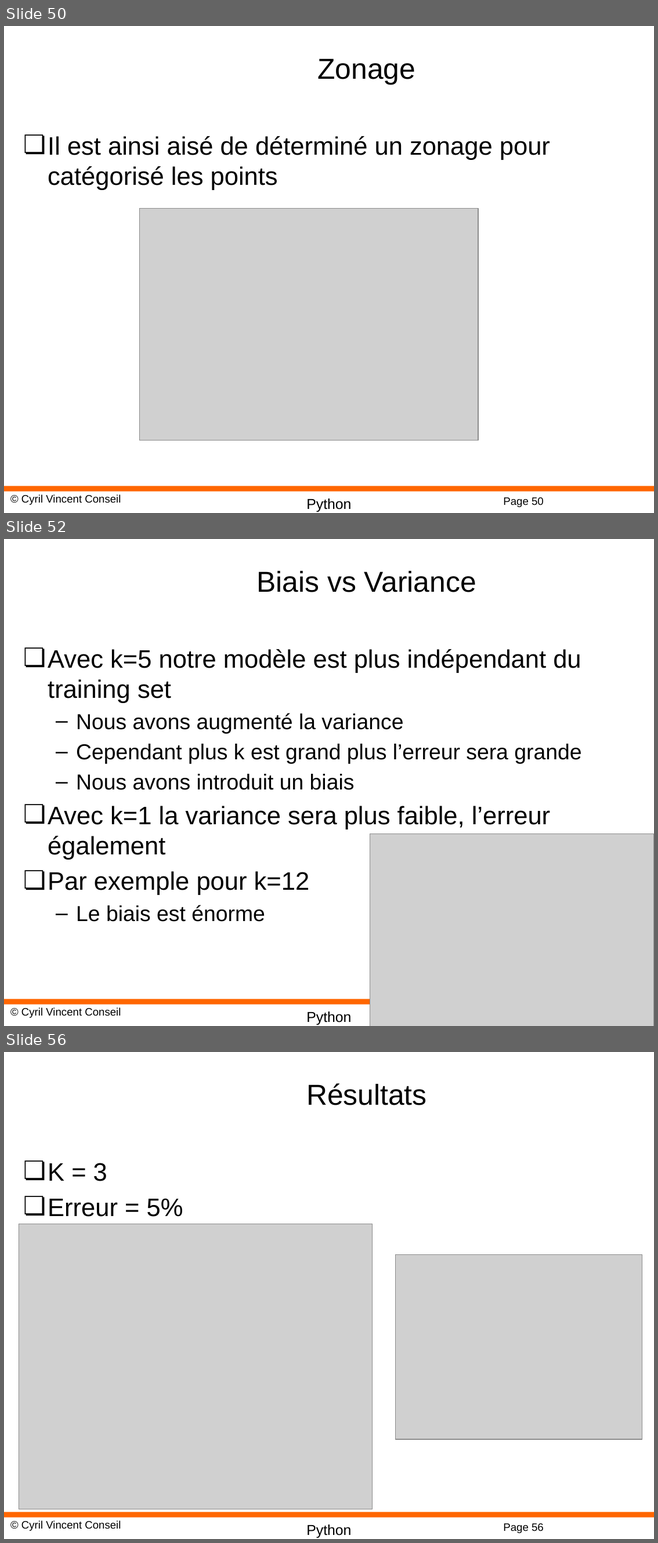
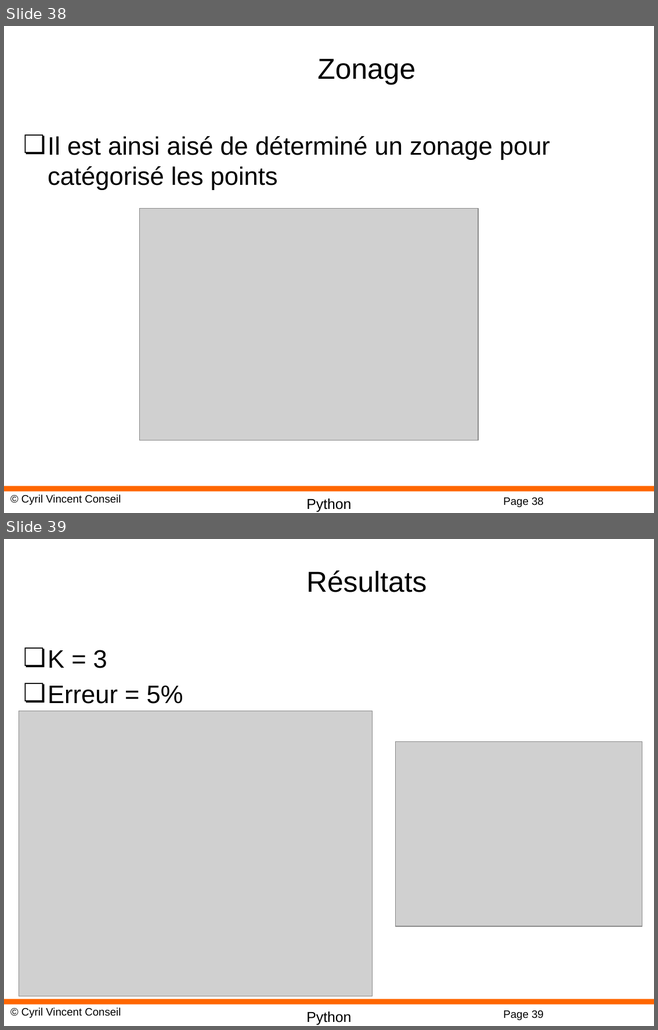
Before and after one commit to cyrilvincent/IA-LLM, a slide deck: AI04-MachineLearning.pptx. Shown one above the other, each under a label of ours: slides 50, 52 and 56 before the commit, slides 38 and 39 after it; the slides between them are not shown. The pictures are 658x1543 and 658x1030 pixels, drawn with LibreOffice and Linux fonts; fonts in the diff are those of the drawing; grey boxes stand for pictures; background and template pictures are left out. Boxes give left, top, right and bottom in pixels: in the first picture for what was removed or moved away, otherwise in the second. Text is boxed around its words. In the diff, an @@ line names an element or a change of style, - is before the commit and + after.

```diff
--- a/AI04-MachineLearning.pptx
+++ b/AI04-MachineLearning.pptx
@@ slide 52 removed at [4,539,654,1026], background #FFFFFF; not listed: 3 template elements that a slide beside it also shows @@
@@ title removed at [257,571,476,592] @@
-Biais vs Variance
@@ text removed at [48,649,581,922] @@
-❏ Avec k=5 notre modèle est plus indépendant du training set
-  – Nous avons augmenté la variance
-  – Cependant plus k est grand plus l’erreur sera grande
-  – Nous avons introduit un biais
-❏ Avec k=1 la variance sera plus faible, l’erreur également
-❏ Par exemple pour k=12
-  – Le biais est énorme
@@ picture removed at [370,834,654,1026] @@
@@ what was slide 50 is now slide 38 @@
@@ page number at [503,498,543,507]: text changed @@
-Page 50
+Page 38
@@ what was slide 56 is now slide 39 @@
@@ page number at [503,1011,543,1020]: text changed @@
-Page 56
+Page 39
```
Also in this commit, not shown: 2 slides changed, 19 other slides removed, 15 other files.
